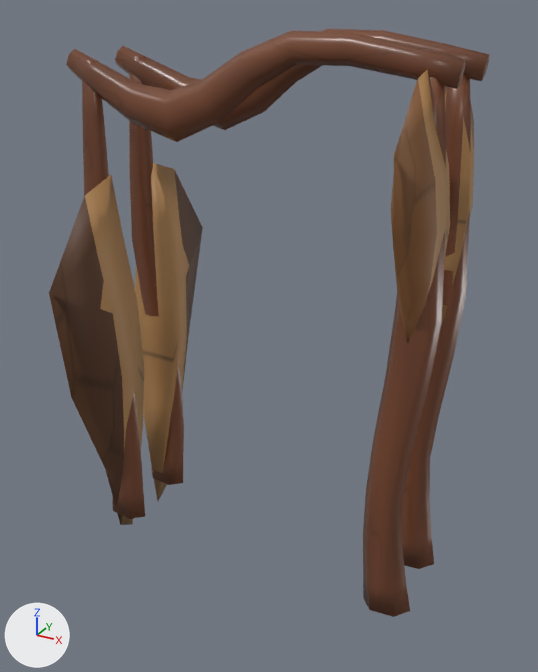
Renders of the glTF model public/assets/models/buildings/infestation-door.glb from each side of a commit.
Camera for both pictures: a camera (50 mm lens) standing at (0.914, -1.626, 1.572) and looking at (0.017, 0.005, 0.756). Arrows for +X, +Y and +Z are at lower left; the lights stay in place. The older version comes first.

Names of what the first picture shows: 'resin_shell'.
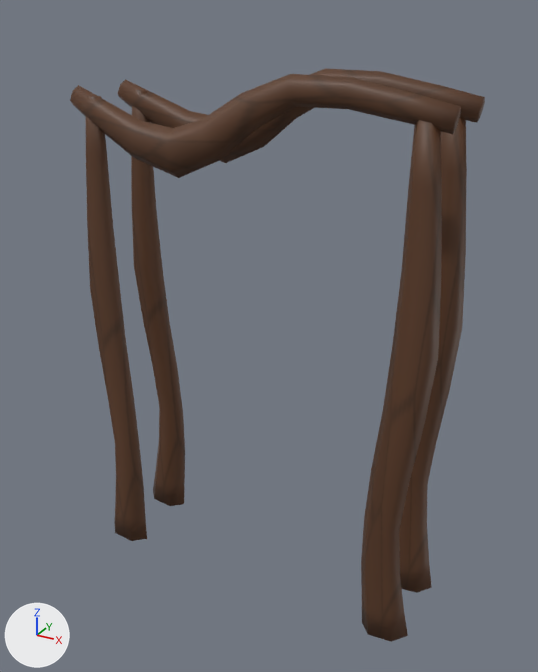
Pixel boxes (x1, y1, x2, y2) of what changed, in the pictures (538 x 672 px):
'resin_shell', reshaped, moved: before (49, 29, 489, 617); after (70, 68, 485, 642)
part 1 of me_resin_shell, deleted (brown): before (49, 69, 474, 525)
part 2 of me_resin_shell, surface changed: before (66, 29, 489, 617); after (70, 68, 485, 642)

Diff of the bpy script that builds the scene:
```diff
--- a/public/assets/models/buildings/infestation-door.glb.py
+++ b/public/assets/models/buildings/infestation-door.glb.py
@@ me_resin_shell @@
 # used by ob_resin_shell; location = (0.0, 0.0, 0.025)
-me_resin_shell.from_pydata(...)  # 576 vertices, 1096 faces; spans x -0.51..0.51, y -0.35..0.35, z -0.02..1.5
-me_resin_shell.materials.append(mat_bug_flesh)  # picture img_bug_atlas_albedo_png
-me_resin_shell.materials.append(mat_bug_chitin_tan)  # picture img_bug_atlas_albedo_png
+me_resin_shell.from_pydata(...)  # 360 vertices, 696 faces; spans x -0.51..0.51, y -0.14..0.14, z 0.06..1.5
+# me_resin_shell part 1: 8 loose pieces with 216 vertices, spanning x -0.51..0.5, y -0.35..0.35, z -0.02..1.44, are deleted
+# me_resin_shell part 2: 696 kept faces spanning x -0.51..0.51, y -0.14..0.14, z 0.06..1.5 get new texture (UV) coordinates
 me_resin_shell.materials.append(mat_bug_chitin_dark)
-me_resin_shell.materials.append(mat_bug_chitin_mid)  # picture img_bug_atlas_albedo_png
@@ ob_resin_shell @@
 ob_resin_shell = bpy.data.objects.new('resin_shell', me_resin_shell)
-ob_resin_shell.location = (0.0, 0.0, 0.025)
+ob_resin_shell.location = (0.0, 0.0, -0.063)
```
